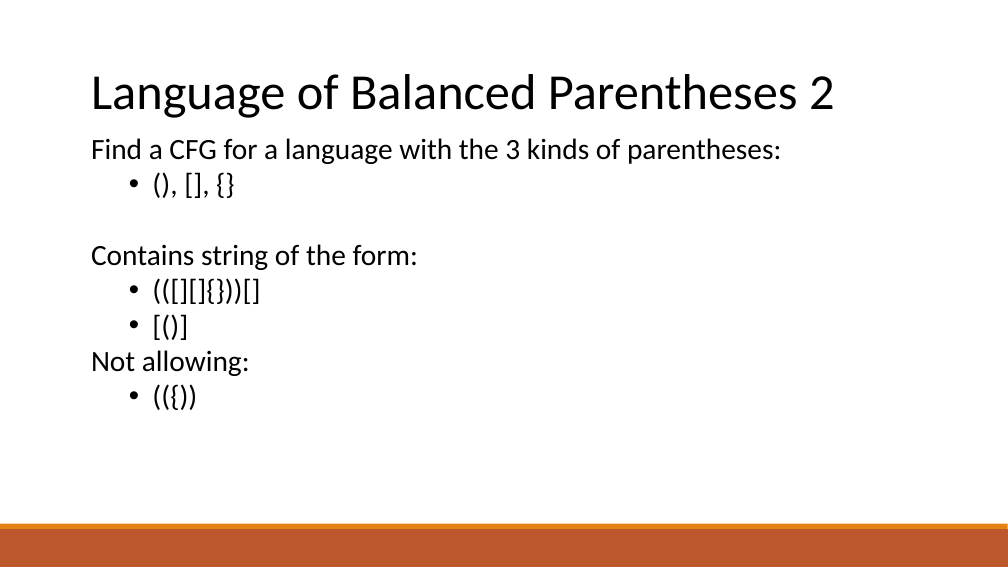
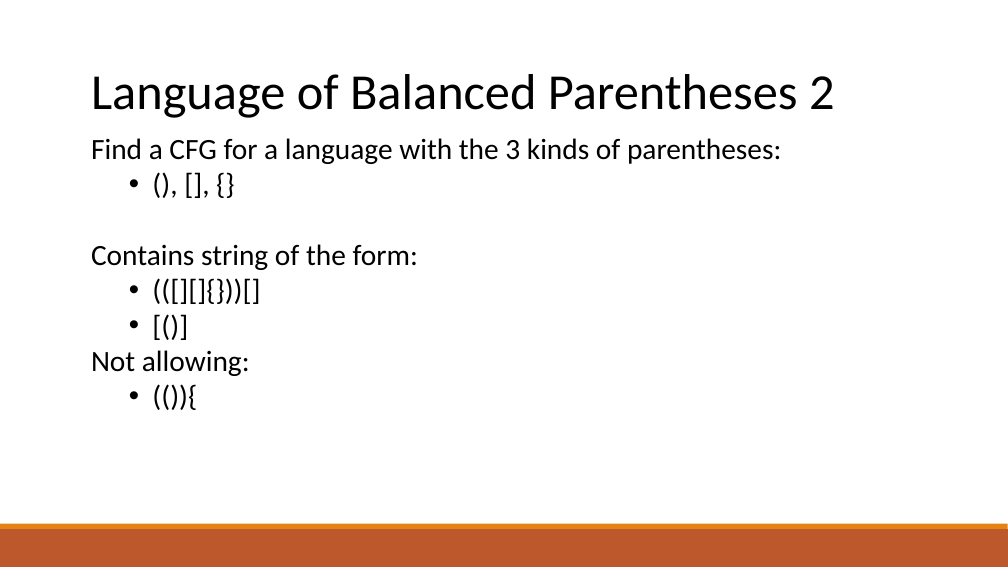
Before and after one commit to raghadzeidan/COMPILATION_TAU_FOR_STUDENTS, a slide deck: slide 34 of new_slides/top_down_parsing.pptx. Drawn at 1008x567 pixels with LibreOffice and Linux fonts; fonts in the diff are those of the drawing. Boxes give left, top, right and bottom in pixels: in the first picture for what was removed or moved away, otherwise in the second. Text is boxed around its words. In the diff, an @@ line names an element or a change of style, - is before the commit and + after.

```diff
--- a/new_slides/top_down_parsing.pptx
+++ b/new_slides/top_down_parsing.pptx
@@ text at (91, 138, 781, 376): text changed @@
-  • (({))
+  • (()){
```
Also in this commit, not shown: 1 other slide changed, 1 other file.
